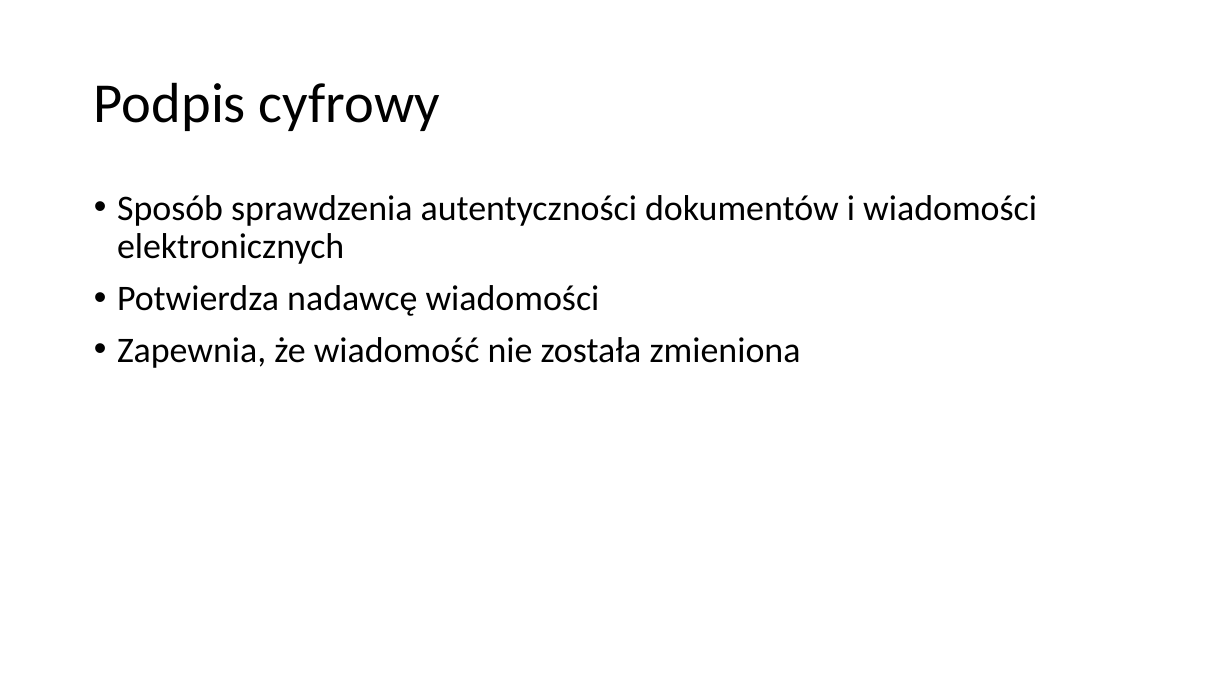
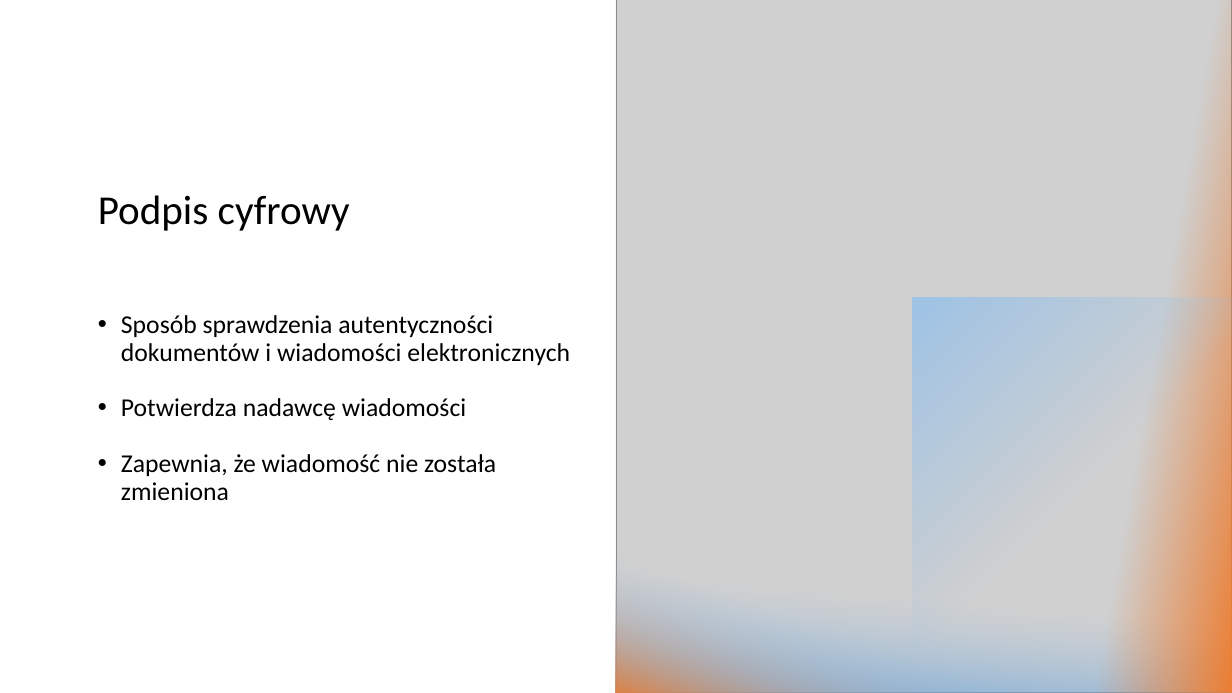
Before and after one commit to blackbat13/cs-lut, a slide deck: slide 8 of Algorytmy/Szyfrowanie asymetryczne.pptx. Drawn at 1232x693 pixels with LibreOffice and Linux fonts; fonts in the diff are those of the drawing; grey boxes stand for pictures. Boxes give left, top, right and bottom in pixels: in the first picture for what was removed or moved away, otherwise in the second. Text is boxed around its words. In the diff, an @@ line names an element or a change of style, - is before the commit and + after.

```diff
--- a/Algorytmy/Szyfrowanie asymetryczne.pptx
+++ b/Algorytmy/Szyfrowanie asymetryczne.pptx
@@ picture added at box(616, 0, 1232, 693) @@
@@ rectangle added at box(1012, 0, 1232, 693), fill gradient #ED7D31 @@
@@ title "Podpis cyfrowy": place and size @@
-title "Podpis cyfrowy" at box(94, 82, 440, 131)
+title "Podpis cyfrowy" at box(98, 195, 350, 231)
@@ title "Podpis cyfrowy" at box(98, 195, 350, 231): size 44 to 32 pt; vertical alignment middle to bottom @@
@@ text "Sposób sprawdzenia autentyczności dokumentów i ...": place and size @@
-text "Sposób sprawdzenia autentyczności dokumentów i ..." at box(117, 195, 1037, 368)
+text "Sposób sprawdzenia autentyczności dokumentów i ..." at box(121, 315, 570, 500)
@@ text "Sposób sprawdzenia autentyczności dokumentów i ..." at box(121, 315, 570, 500): size 28 to 20 pt; more space between paragraphs; vertical alignment top to middle @@
@@ rectangle added at box(912, 297, 1232, 692), fill gradient #9DC3E6 @@
@@ rectangle added at box(616, 536, 1232, 693), fill gradient #5B9BD5 to #9DC3E6 @@
@@ rectangle added at box(616, 556, 1232, 693), fill gradient #ED7D31 to #9DC3E6 @@
```
Also in this commit, not shown: 9 other slides changed, 1 other file.
